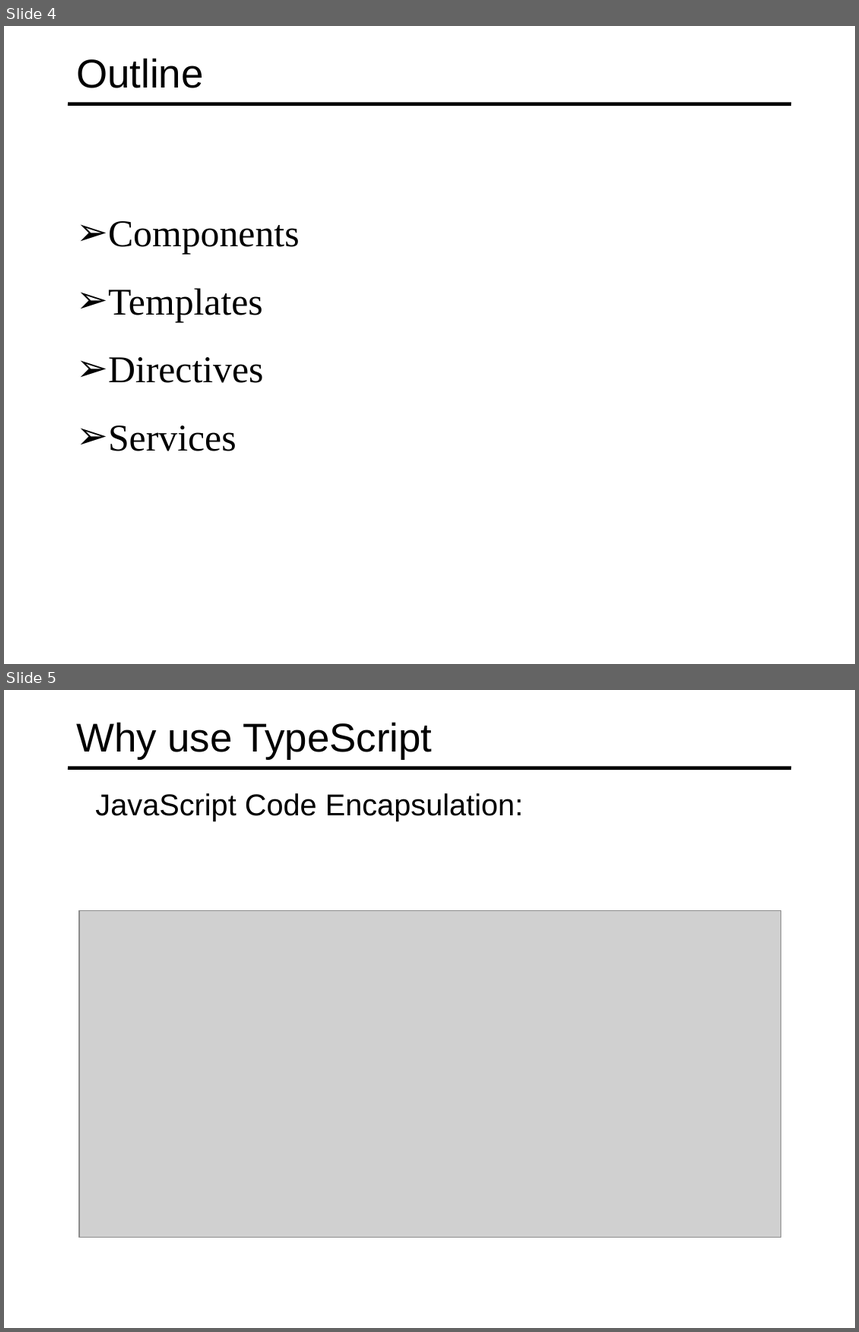
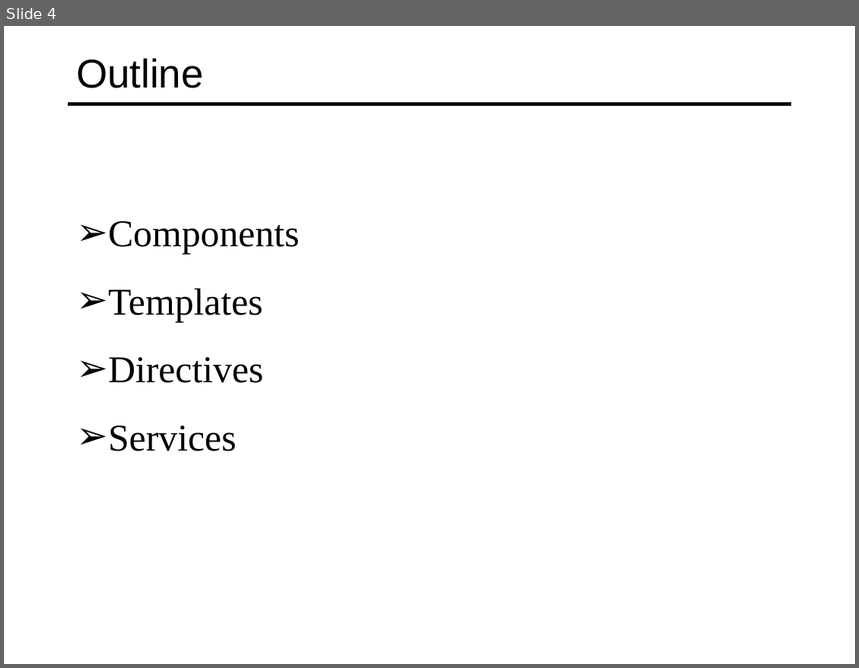
Before and after one commit to specter01wj/Jago_Link_Training, a slide deck: Angular/Angular7/Angular Advanced Course/Essentials/1.Fundamentals/L1_Fundamentals.ppt. Shown one above the other, each under a label of ours: slides 4 and 5 before the commit, slide 4 after it. The pictures are 859x1332 and 859x668 pixels, drawn with LibreOffice and Linux fonts; fonts in the diff are those of the drawing; grey boxes stand for pictures. Boxes give left, top, right and bottom in pixels: in the first picture for what was removed or moved away, otherwise in the second. Text is boxed around its words. In the diff, an @@ line names an element or a change of style, - is before the commit and + after.

```diff
--- a/Angular/Angular7/Angular Advanced Course/Essentials/1.Fundamentals/L1_Fundamentals.ppt
+++ b/Angular/Angular7/Angular Advanced Course/Essentials/1.Fundamentals/L1_Fundamentals.ppt
@@ slide 5 removed at (x1=4, y1=690, x2=855, y2=1328), background #FFFFFF; not listed: 1 template element that a slide beside it also shows @@
@@ title removed at (x1=76, y1=722, x2=432, y2=760) @@
-Why use TypeScript
@@ text removed at (x1=95, y1=793, x2=523, y2=821) @@
-  JavaScript Code Encapsulation:
@@ picture removed at (x1=79, y1=910, x2=780, y2=1237) @@
```
Also in this commit, not shown: 5 slides added, 2 other files.
